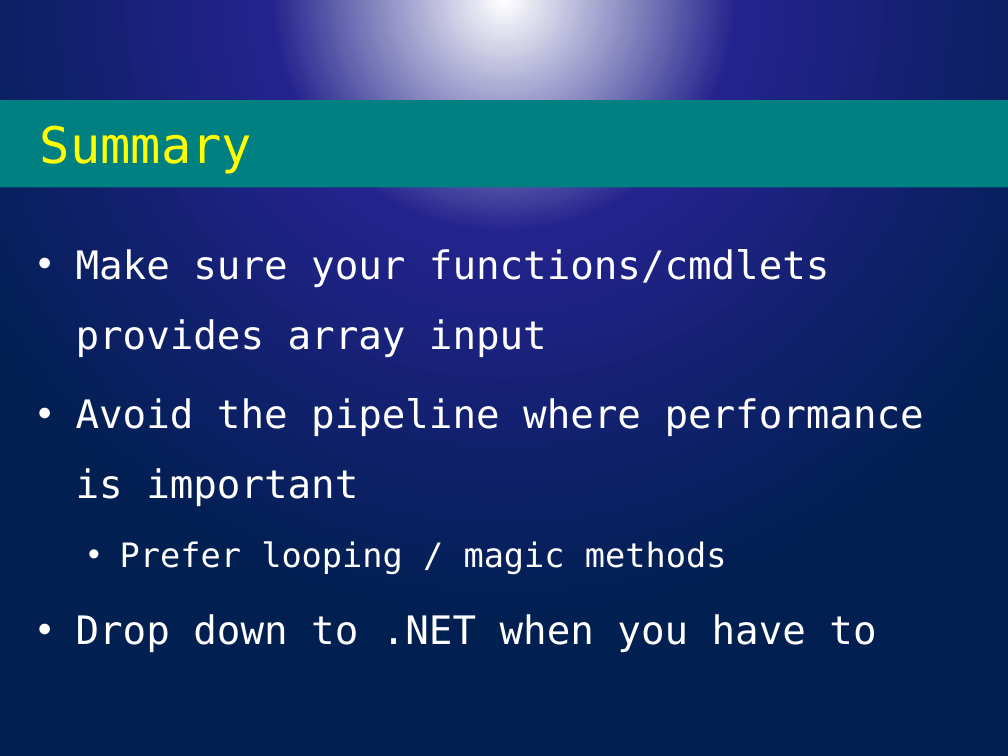
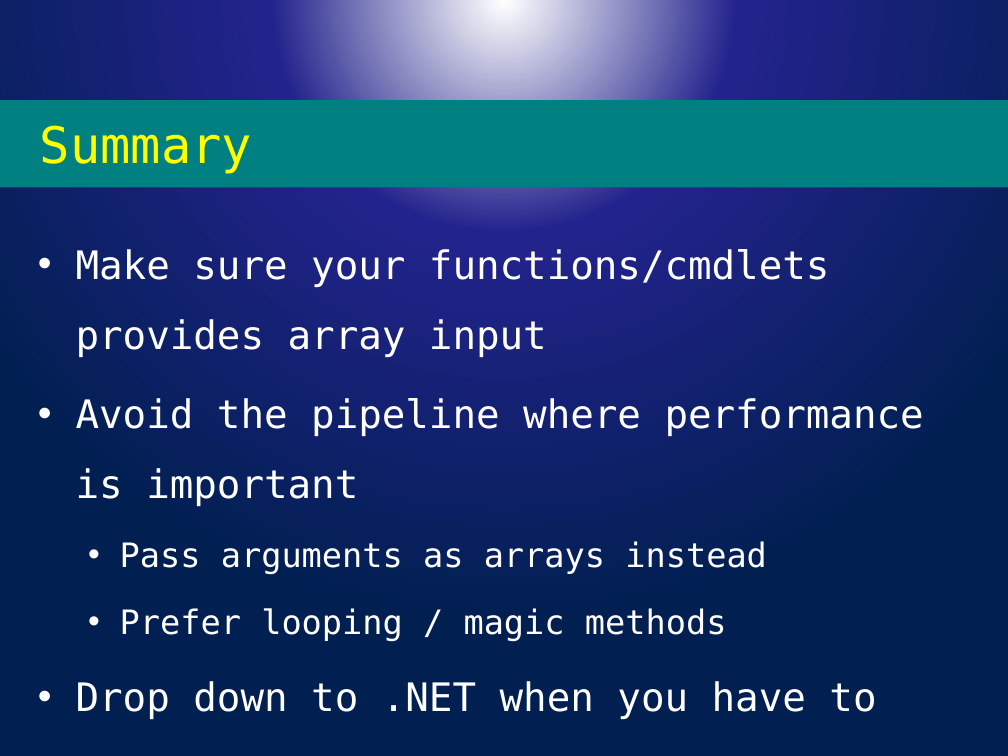
Before and after one commit to powercode/PSConfEU, a slide deck: slide 16 of PSCONFEU_Perf2017.pptx (slide 15 before the commit). Drawn at 1008x756 pixels with LibreOffice and Linux fonts; fonts in the diff are those of the drawing; background and template pictures are left out. Boxes give left, top, right and bottom in pixels: in the first picture for what was removed or moved away, otherwise in the second. Text is boxed around its words. In the diff, an @@ line names an element or a change of style, - is before the commit and + after.

```diff
--- a/PSCONFEU_Perf2017.pptx
+++ b/PSCONFEU_Perf2017.pptx
@@ text at <box>120,541,767,574</box>: paragraph added @@
+  • Pass arguments as arrays instead
```
Also in this commit, not shown: 1 slide added, 6 other files.
